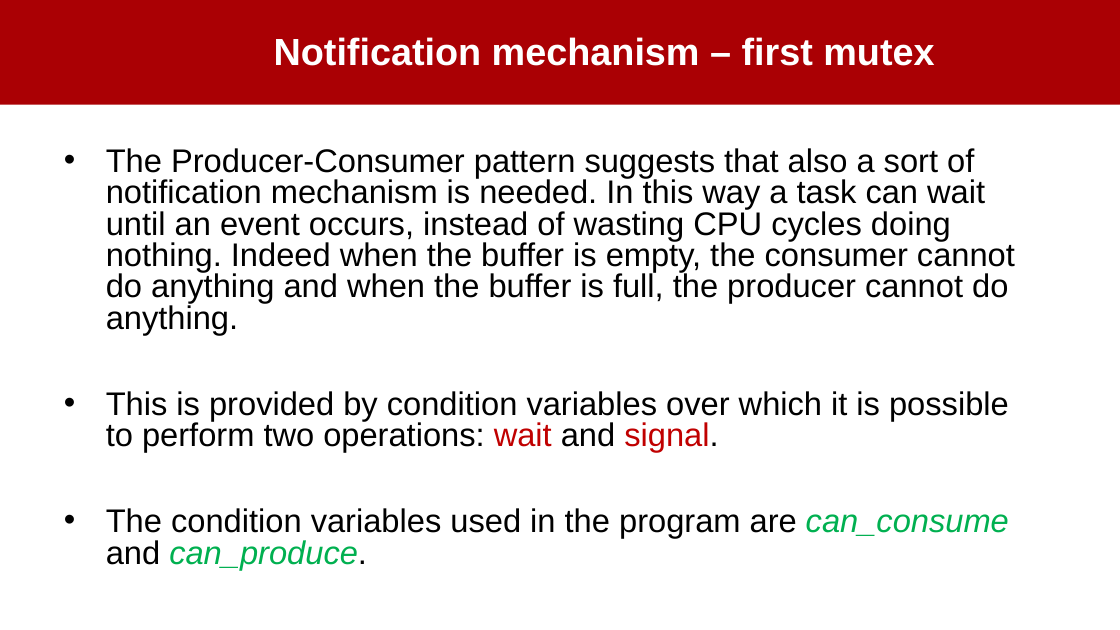
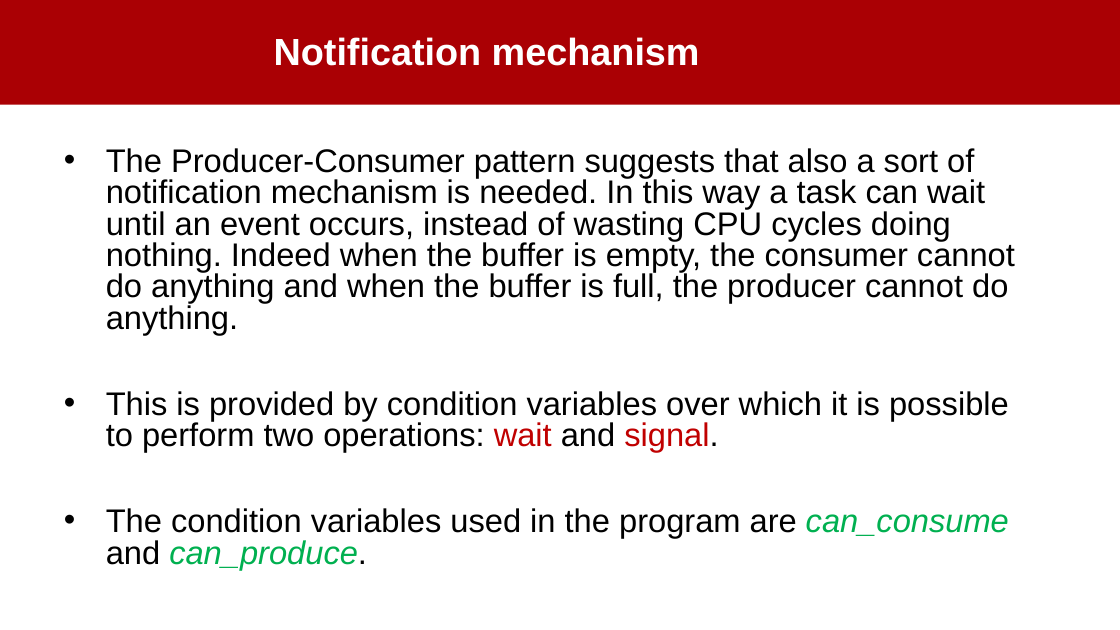
Before and after one commit to Giulia-Gibellato/Concurrent-RealTimeProgramming_project, a slide deck: slide 5 of ProducerConsumerProjectPresentation.pptx. Drawn at 1120x630 pixels with LibreOffice and Linux fonts; fonts in the diff are those of the drawing; background and template pictures are left out. Boxes give left, top, right and bottom in pixels: in the first picture for what was removed or moved away, otherwise in the second. Text is boxed around its words. In the diff, an @@ line names an element or a change of style, - is before the commit and + after.

```diff
--- a/ProducerConsumerProjectPresentation.pptx
+++ b/ProducerConsumerProjectPresentation.pptx
@@ title at [274, 37, 700, 66]: text changed @@
-Notification mechanism – first mutex
+Notification mechanism
```
Also in this commit, not shown: 3 other slides changed.
